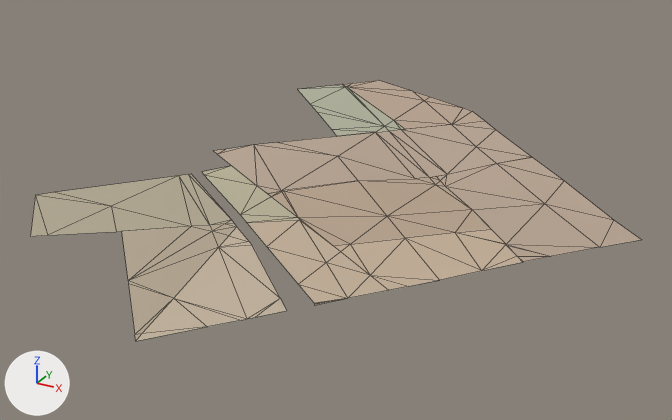
Renders of the glTF model assets/malta/countryside/farm_4_10_soil.glb from each side of a commit.
Both versions are drawn from a camera (50 mm lens) standing at (396.0, -857.0, 350.0) and looking at (111.0, -339.0, 91.0). The axes (+X, +Y, +Z) are drawn at lower left. The lights are the same throughout. The first picture is the older version. Mesh edges are drawn as thin lines. Vertices at exactly the same position are counted once.

In view in the first picture: 'geometry_0'.
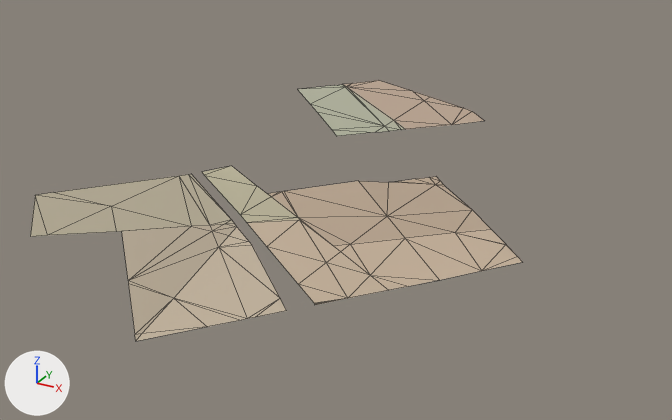
Boxes [x1, y1, x2, y2] around the edits, measured in the pictures (672 x 420 px):
```json
{"object": "geometry_0", "change": "reshaped", "before": [30, 80, 642, 341], "after": [30, 80, 522, 341], "on screen": "20% narrower"}
{"part": 1, "of": "me_geometry_0", "change": "cut back", "before": [214, 121, 642, 262], "after": [359, 179, 444, 216]}
```

Edits to the scene script, one JSON object a line:
```json
{"block": "me_geometry_0", "where": "# used by ob_geometry_0; location = (0.0, 0.0, 0.0)"}
{"op": "remove", "block": "me_geometry_0", "code": "me_geometry_0.from_pydata(...)  # 129 vertices, 172 faces; spans x -58.0..309.0, y -564.0..-84.0, z 99.0..112.0"}
{"op": "add", "block": "me_geometry_0", "code": "me_geometry_0.from_pydata(...)  # 112 vertices, 131 faces; spans x -58.0..257.0, y -564.0..-84.0, z 99.0..112.0"}
{"block": "me_geometry_0", "change": "me_geometry_0 part 1"}
{"block": "me_geometry_0", "change": "20 vertices are removed from x -6.0..309.0, y -377.0..-156.0, z 99.0..109.0"}
{"block": "me_geometry_0", "change": "47 faces are deleted"}
{"block": "me_geometry_0", "change": "3 vertices are added at (134.0, -293.0, 100.0), (131.0, -297.0, 101.0), (165.0, -278.0, 99.0)"}
{"block": "me_geometry_0", "change": "6 new faces join them"}
```
